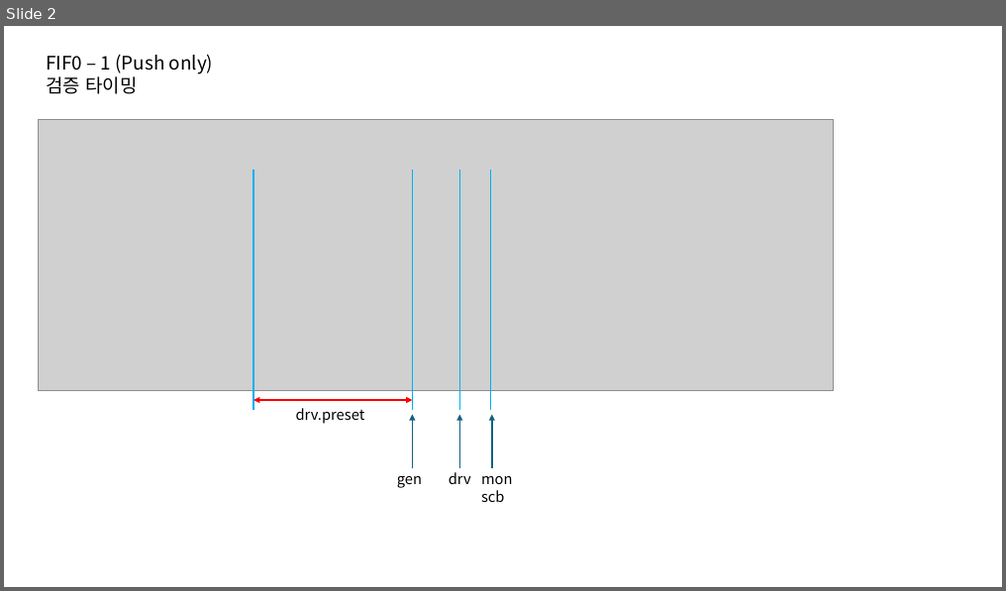
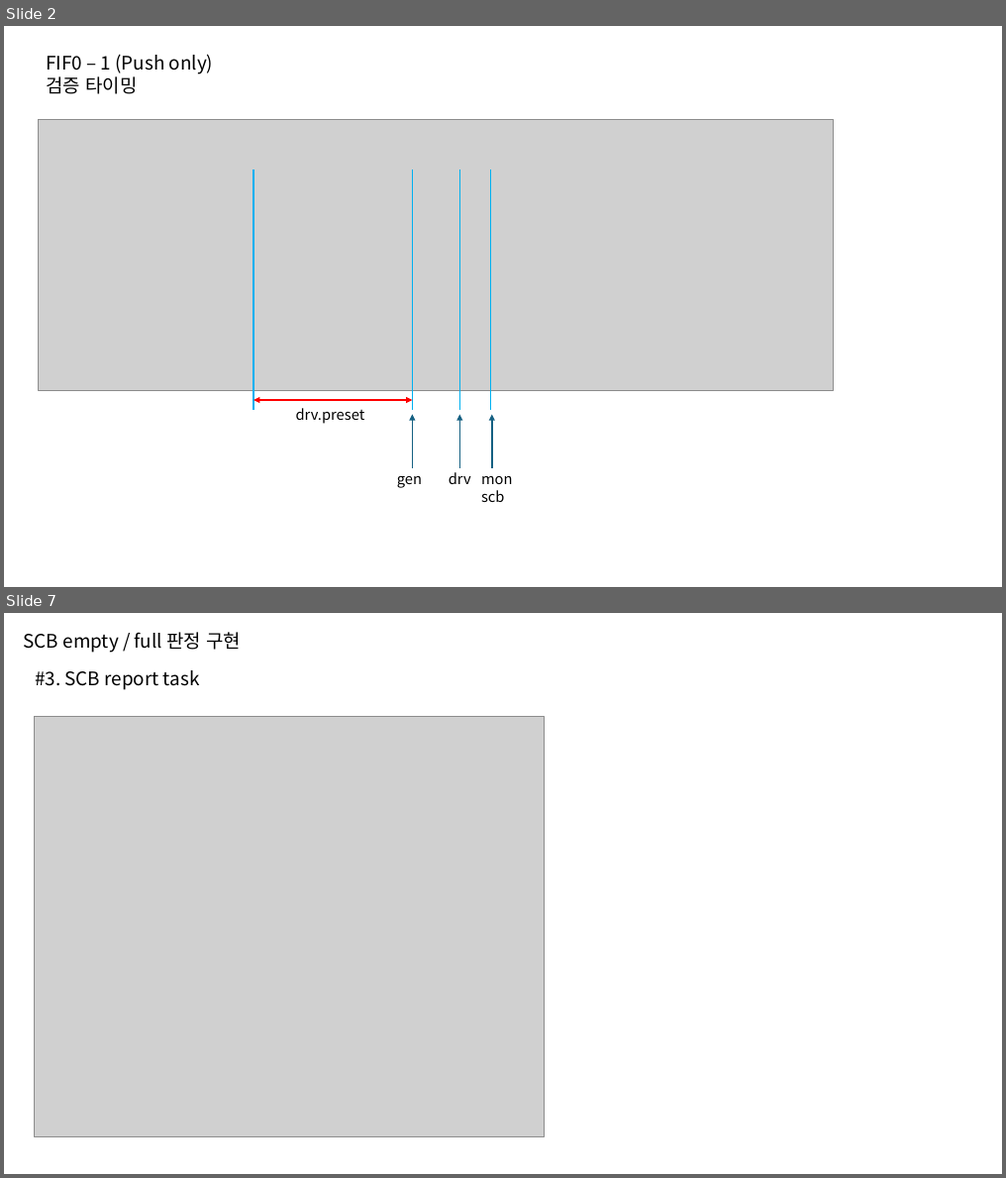
Before and after one commit to kimsacademy1234-max/System_Verilog, a slide deck: homework/verilog/16_FIFO_SV_TB/1110.pptx. Shown one above the other, each under a label of ours: slide 2 before the commit, slides 2 and 7 after it; the slides between them are not shown. The pictures are 1006x591 and 1006x1178 pixels, drawn with LibreOffice and Linux fonts; fonts in the diff are those of the drawing; grey boxes stand for pictures. Boxes give left, top, right and bottom in pixels: in the first picture for what was removed or moved away, otherwise in the second. Text is boxed around its words. In the diff, an @@ line names an element or a change of style, - is before the commit and + after.

```diff
--- a/homework/verilog/16_FIFO_SV_TB/1110.pptx
+++ b/homework/verilog/16_FIFO_SV_TB/1110.pptx
@@ slide 7 added at (x1=4, y1=613, x2=1002, y2=1174), background #FFFFFF @@
@@ text added at (x1=24, y1=632, x2=241, y2=653), 18 pt, text #000000 @@
+SCB empty / full 판정 구현
@@ text added at (x1=35, y1=670, x2=200, y2=690), 18 pt, text #000000 @@
+#3. SCB report task
@@ picture added at (x1=34, y1=716, x2=544, y2=1137) @@
```
Also in this commit, not shown: 4 slides changed, 1 other slide added, 1 other file.
